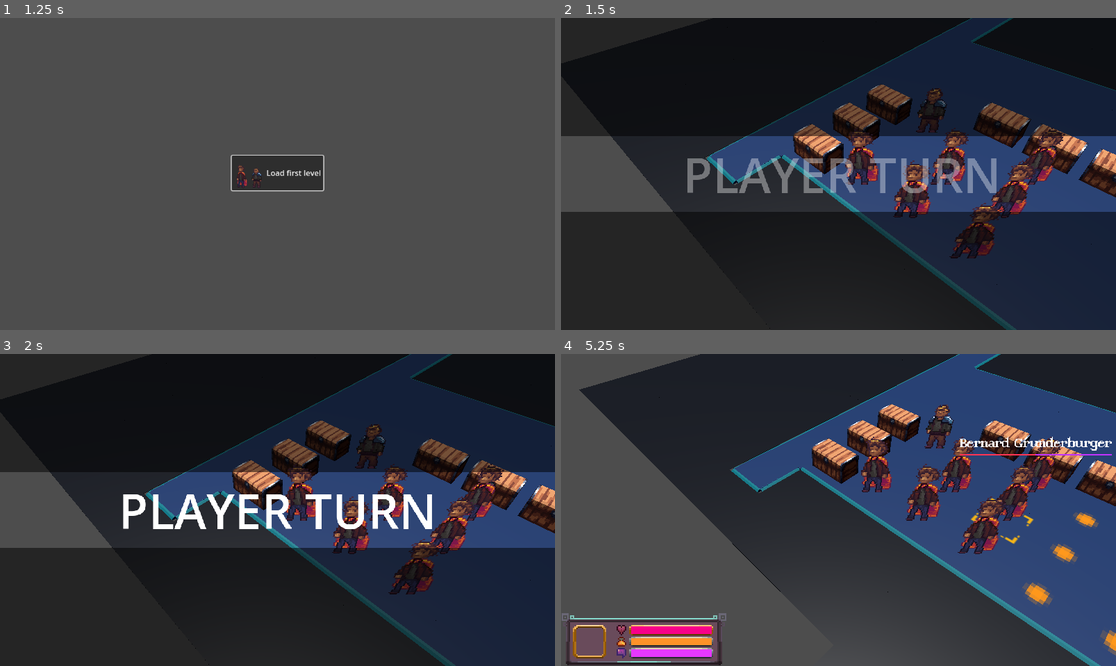
Above: before the commit, frames 1-4 (two rows, left to right).
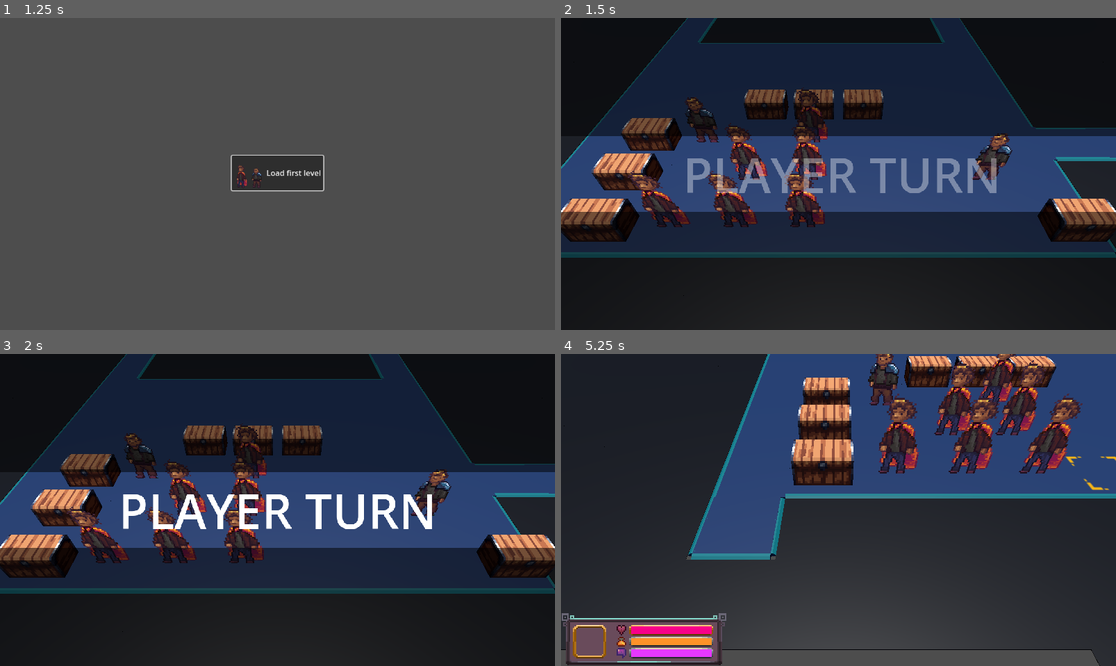
Above: after the commit, the same moments.

Repository: alanhaugen/bachelor-inn
Game: Godot game, scene res://scenes/UI/mainmenu.tscn
Same seed, same stepped clock (60 frames per second), same inputs: the game is played once before the commit and once after it.
Inputs (mouse positions are in pixels of both pictures, inside the frame that each line leads up to):
- Up to frame 1 (1.25 s): move the mouse to (399, 158) at 0.52 s; hold Right (pan_right) from 0.53 s (still down); hold Mouse wheel down (zoom_in, bound only after the commit) from 0.53 s (still down); click (399, 158) at 0.67 s; tap Mouse wheel up (zoom_out, bound only after the commit) at 0.8 s
- Up to frame 2 (1.5 s): release Right (pan_right) at 1.25 s; release Mouse wheel down (zoom_in, bound only after the commit) at 1.25 s; click "Load first level" at 1.25 s
- Up to frame 3 (2 s): no input
- Up to frame 4 (5.25 s): drag from (727, 525) to (810, 572) at 2.02 s; tap Enter at 2.75 s; move the mouse to (894, 441) at 2.77 s; hold Right (pan_right) 2.78-3.5 s; hold Mouse wheel up (zoom_out, bound only after the commit) 2.78-3.5 s; click (894, 441) at 2.92 s; tap Space (selected) at 3.05, 4.25 s; drag from (810, 572) to (672, 463) at 3.52 s; move the mouse to (1005, 556) at 4.27 s; hold Left (pan_left) 4.28-5 s; hold Mouse wheel down (zoom_in, bound only after the commit) 4.28-5 s; click (1005, 556) at 4.42 s; tap Mouse wheel up (zoom_out, bound only after the commit) at 4.55 s; drag from (672, 463) to (755, 432) at 5.02 s

Frame 1 is identical in both runs. In frame 2, 52% of the frame differs, in the area x 0-100%, y 0-100%; in frame 3, 50%; in frame 4, 59%.

Commit message:
Camera rotated back as it was again

Diff:
--- a/project.godot
+++ b/project.godot
@@ -54,6 +54,18 @@
 , Object(InputEventKey,"resource_local_to_scene":false,"resource_name":"","device":-1,"window_id":0,"alt_pressed":false …(183 unchanged characters)…
 ]
 }
+zoom_in={
+"deadzone": 0.2,
+"events": [Object(InputEventMouseButton,"resource_local_to_scene":false,"resource_name":"","device":-1,"window_id":0,"alt_pressed":false,"shift_pressed":false,"ctrl_pressed":false,"meta_pressed":false,"button_mask":0,"position":Vector2(0, 0),"global_position":Vector2(0, 0),"factor":1.0,"button_index":5,"canceled":false,"pressed":false,"double_click":false,"script":null)
+, Object(InputEventKey,"resource_local_to_scene":false,"resource_name":"","device":-1,"window_id":0,"alt_pressed":false,"shift_pressed":false,"ctrl_pressed":false,"meta_pressed":false,"pressed":false,"keycode":0,"physical_keycode":81,"key_label":0,"unicode":113,"location":0,"echo":false,"script":null)
+]
+}
+zoom_out={
+"deadzone": 0.2,
+"events": [Object(InputEventMouseButton,"resource_local_to_scene":false,"resource_name":"","device":-1,"window_id":0,"alt_pressed":false,"shift_pressed":false,"ctrl_pressed":false,"meta_pressed":false,"button_mask":0,"position":Vector2(0, 0),"global_position":Vector2(0, 0),"factor":1.0,"button_index":4,"canceled":false,"pressed":false,"double_click":false,"script":null)
+, Object(InputEventKey,"resource_local_to_scene":false,"resource_name":"","device":-1,"window_id":0,"alt_pressed":false,"shift_pressed":false,"ctrl_pressed":false,"meta_pressed":false,"pressed":false,"keycode":0,"physical_keycode":69,"key_label":0,"unicode":101,"location":0,"echo":false,"script":null)
+]
+}
 
 [rendering]
 
--- a/scenes/levels/firstLevel.tscn
+++ b/scenes/levels/firstLevel.tscn
@@ -50,7 +50,7 @@
 }
 
 [node name="Camera3D" type="Camera3D" parent="."]
-transform = Transform3D(0.70710677, -0.49999994, 0.49999994, 0, 0.7071067, 0.7071067, -0.70710677, -0.49999994, 0.49999994, 0, 8.331, 7)
+transform = Transform3D(1, 0, 0, 0, 0.7071067, 0.7071067, 0, -0.7071067, 0.7071067, 0, 8.331, 7)
 environment = SubResource("Environment_hm5u0")
 current = true
 fov = 50.0
--- a/scripts/combat/map.gd
+++ b/scripts/combat/map.gd
@@ -238,8 +238,8 @@
 					var character_script: Character = selected_unit;
 					character_script.hide_ui();
 				selected_unit = get_unit(pos);
-				camera.position.x = selected_unit.position.x + 4.5;
-				camera.position.z = selected_unit.position.z + 6.5;
+				camera.position.x = selected_unit.position.x;# + 4.5;
+				camera.position.z = selected_unit.position.z + 7.5;#6.5;
 				if selected_unit is Character:
 					var character_script: Character = selected_unit;
 					character_script.show_ui();
@@ -482,15 +482,26 @@
 	turn_transition.hide();
 
 	if Input.is_action_pressed("pan_right"):
-		camera.global_translate(Vector3(1,0,-1) * camera_speed * delta);
+		camera.global_translate(Vector3(1,0,0) * camera_speed * delta);
+		#camera.global_translate(Vector3(1,0,-1) * camera_speed * delta);
 	if Input.is_action_pressed("pan_left"):
-		camera.global_translate(Vector3(-1,0,1) * camera_speed * delta);
+		camera.global_translate(Vector3(-1,0,0) * camera_speed * delta);
+		#camera.global_translate(Vector3(-1,0,1) * camera_speed * delta);
 	if Input.is_action_pressed("pan_up"):
-		camera.global_translate(Vector3(-1,0,-1) * camera_speed * delta);
+		camera.global_translate(Vector3(0,0,-1) * camera_speed * delta);
+		#camera.global_translate(Vector3(-1,0,-1) * camera_speed * delta);
 	if Input.is_action_pressed("pan_down"):
-		camera.global_translate(Vector3(1,0,1) * camera_speed * delta);
+		camera.global_translate(Vector3(0,0,1) * camera_speed * delta);
+		#camera.global_translate(Vector3(1,0,1) * camera_speed * delta);
 	if Input.is_action_pressed("selected"):
 		pass;
+
+	if Input.is_action_pressed("zoom_in"):
+		camera.global_position.y -= 5 * delta;
+		print("a");
+	if Input.is_action_pressed("zoom_out"):
+		camera.global_position.y += 5 * delta;
+		print("b");
 
 	if (state == States.PLAYING):
 		if (is_animation_just_finished):
@@ -539,8 +550,8 @@
 				var movement_speed :float = 0.05;
 				var dir :Vector3 = animation_path.front() - selected_unit.position;
 				selected_unit.position += dir.normalized() * movement_speed;# * delta);
-				camera.position.x = selected_unit.position.x + 4.5;
-				camera.position.z = selected_unit.position.z + 6.5;
+				camera.position.x = selected_unit.position.x;# + 4.5;
+				camera.position.z = selected_unit.position.z + 7.5;#6.5;
 				if (dir.x >= 0):
 					selected_unit.character.flip_h = true;
 				else:
